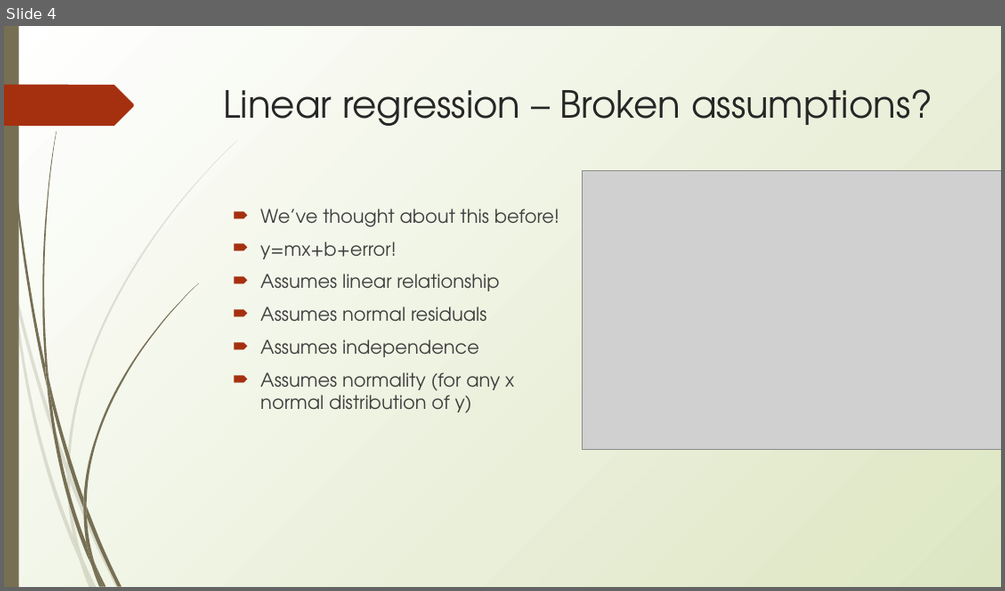
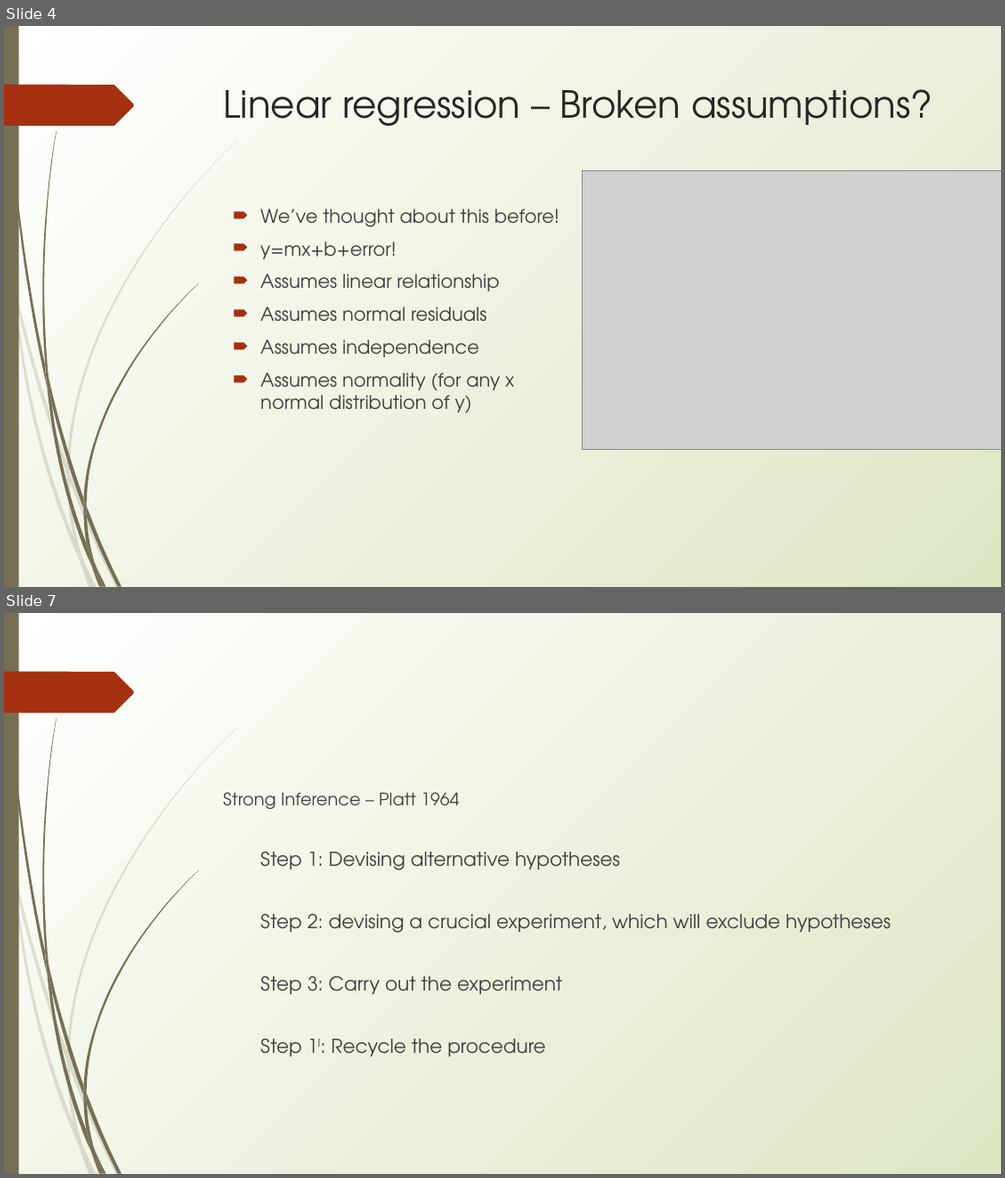
Before and after one commit to erynmcfarlane/GraduateStatsClass, a slide deck: Lecture4.pptx. Shown one above the other, each under a label of ours: slide 4 before the commit, slides 4 and 7 after it; the slides between them are not shown. The pictures are 1005x591 and 1005x1178 pixels, drawn with LibreOffice and Linux fonts; fonts in the diff are those of the drawing; grey boxes stand for pictures. Boxes give left, top, right and bottom in pixels: in the first picture for what was removed or moved away, otherwise in the second. Text is boxed around its words. In the diff, an @@ line names an element or a change of style, - is before the commit and + after.

```diff
--- a/Lecture4.pptx
+++ b/Lecture4.pptx
@@ slide 7 added at (4, 613, 1001, 1174), background gradient #FFFFFF to #DDE6C3; not listed: 24 template elements that a slide beside it also shows @@
@@ text added at (223, 792, 890, 1056), 18.5 pt, text #3F3F3F @@
+Strong Inference – Platt 1964
+  Step 1: Devising alternative hypotheses
+  Step 2: devising a crucial experiment, which will exclude hypotheses
+  Step 3: Carry out the experiment
+  Step 1I: Recycle the procedure
```
Also in this commit, not shown: 1 slide changed, 27 other slides added, 1 slide removed.
